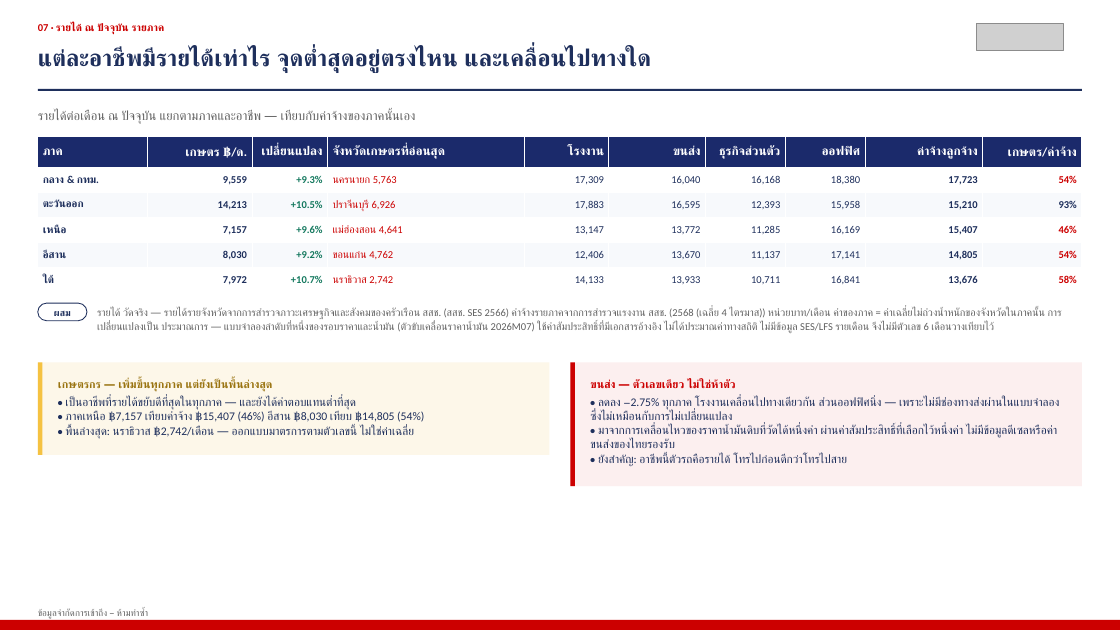
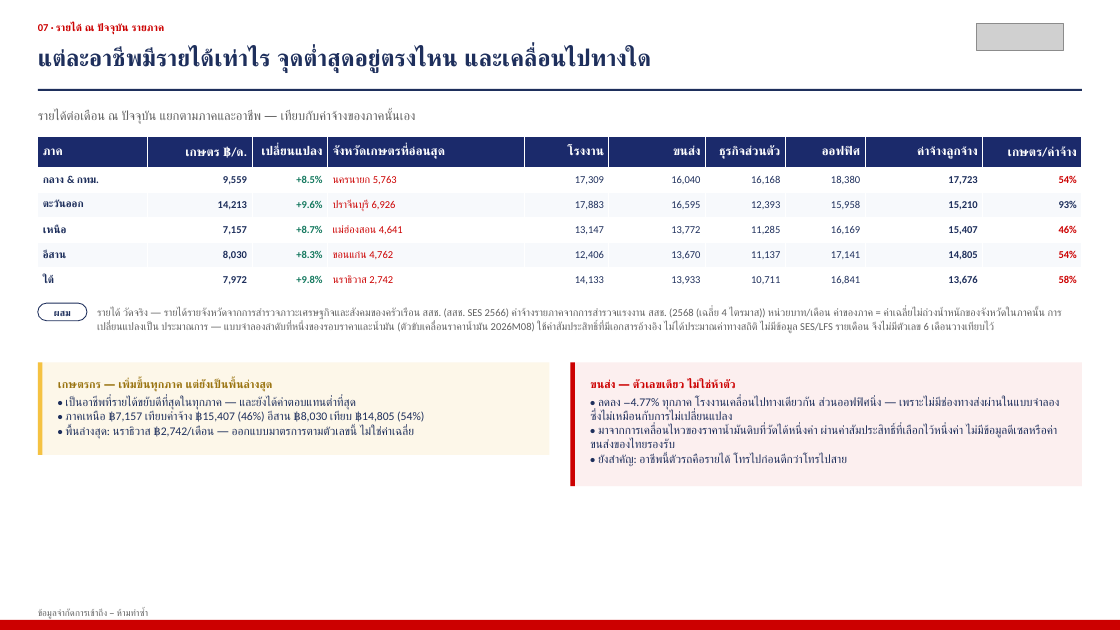
Before and after one commit to kaustavb2101/competitive-intel, a slide deck: slide 9 of docs/decks/mcom-2026-08-05-macro-TH.pptx. Drawn at 1120x630 pixels with LibreOffice and Linux fonts; fonts in the diff are those of the drawing; grey boxes stand for pictures. Boxes give left, top, right and bottom in pixels: in the first picture for what was removed or moved away, otherwise in the second. Text is boxed around its words. In the diff, an @@ line names an element or a change of style, - is before the commit and + after.

```diff
--- a/docs/decks/mcom-2026-08-05-macro-TH.pptx
+++ b/docs/decks/mcom-2026-08-05-macro-TH.pptx
@@ table at bbox=[38, 137, 1082, 293] @@
-row 2, column 3: +9.3%
+row 2, column 3: +8.5%
-row 3, column 3: +10.5%
+row 3, column 3: +9.6%
-row 4, column 3: +9.6%
+row 4, column 3: +8.7%
-row 5, column 3: +9.2%
+row 5, column 3: +8.3%
-row 6, column 3: +10.7%
+row 6, column 3: +9.8%
@@ text at bbox=[97, 308, 1045, 333]: text changed @@
-รายได้ วัดจริง — รายได้รายจังหวัดจากการสำรวจภาวะเศรษฐกิจและสังคมของครัวเรือน สสช. (สสช. SES 2566) ค่าจ้างรายภาคจากการสำรวจแรงงาน สสช. (2568 (เฉลี่ย 4 ไตรมาส)) หน่วยบาท/เดือน ค่าของภาค = ค่าเฉลี่ยไม่ถ่วงน้ำหนักของจังหวัดในภาคนั้น การเปลี่ยนแปลงเป็น ประมาณการ — แบบจำลองลำดับที่หนึ่งของรอบราคาและน้ำมัน (ตัวขับเคลื่อนราคาน้ำมัน 2026M07) ใช้ค่าสัมประสิทธิ์ที่มีเอกสารอ้างอิง ไม่ได้ประมาณค่าทางสถิติ ไม่มีข้อมูล SES/LFS รายเดือน จึงไม่มีตัวเลข 6 เดือนวางเทียบไว้
+รายได้ วัดจริง — รายได้รายจังหวัดจากการสำรวจภาวะเศรษฐกิจและสังคมของครัวเรือน สสช. (สสช. SES 2566) ค่าจ้างรายภาคจากการสำรวจแรงงาน สสช. (2568 (เฉลี่ย 4 ไตรมาส)) หน่วยบาท/เดือน ค่าของภาค = ค่าเฉลี่ยไม่ถ่วงน้ำหนักของจังหวัดในภาคนั้น การเปลี่ยนแปลงเป็น ประมาณการ — แบบจำลองลำดับที่หนึ่งของรอบราคาและน้ำมัน (ตัวขับเคลื่อนราคาน้ำมัน 2026M08) ใช้ค่าสัมประสิทธิ์ที่มีเอกสารอ้างอิง ไม่ได้ประมาณค่าทางสถิติ ไม่มีข้อมูล SES/LFS รายเดือน จึงไม่มีตัวเลข 6 เดือนวางเทียบไว้
@@ text at bbox=[590, 397, 1059, 466]: text changed @@
-• ลดลง −2.75% ทุกภาค โรงงานเคลื่อนไปทางเดียวกัน ส่วนออฟฟิศนิ่ง — เพราะไม่มีช่องทางส่งผ่านในแบบจำลอง ซึ่งไม่เหมือนกับการไม่เปลี่ยนแปลง
-• มาจากการเคลื่อนไหวของราคาน้ำมันดิบที่วัดได้หนึ่งค่า ผ่านค่าสัมประสิทธิ์ที่เลือกไว้หนึ่งค่า ไม่มีข้อมูลดีเซลหรือค่าขนส่งของไทยรองรับ
-• ยังสำคัญ: อาชีพนี้ตัวรถคือรายได้ โทรไปก่อนดีกว่าโทรไปสาย
+• ลดลง −4.77% ทุกภาค โรงงานเคลื่อนไปทางเดียวกัน ส่วนออฟฟิศนิ่ง — เพราะไม่มีช่องทางส่งผ่านในแบบจำลอง ซึ่งไม่เหมือนกับการไม่เปลี่ยนแปลง
+• มาจากการเคลื่อนไหวของราคาน้ำมันดิบที่วัดได้หนึ่งค่า ผ่านค่าสัมประสิทธิ์ที่เลือกไว้หนึ่งค่า ไม่มีข้อมูลดีเซลหรือค่าขนส่งของไทยรองรับ
+• ยังสำคัญ: อาชีพนี้ตัวรถคือรายได้ โทรไปก่อนดีกว่าโทรไปสาย
```
Also in this commit, not shown: 7 other slides changed, 1 other file.
